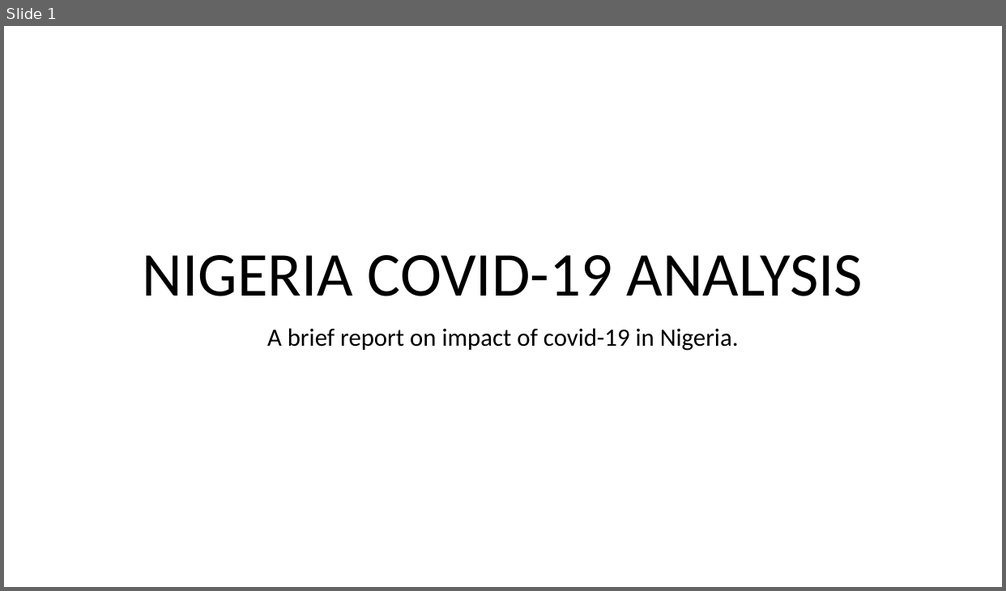
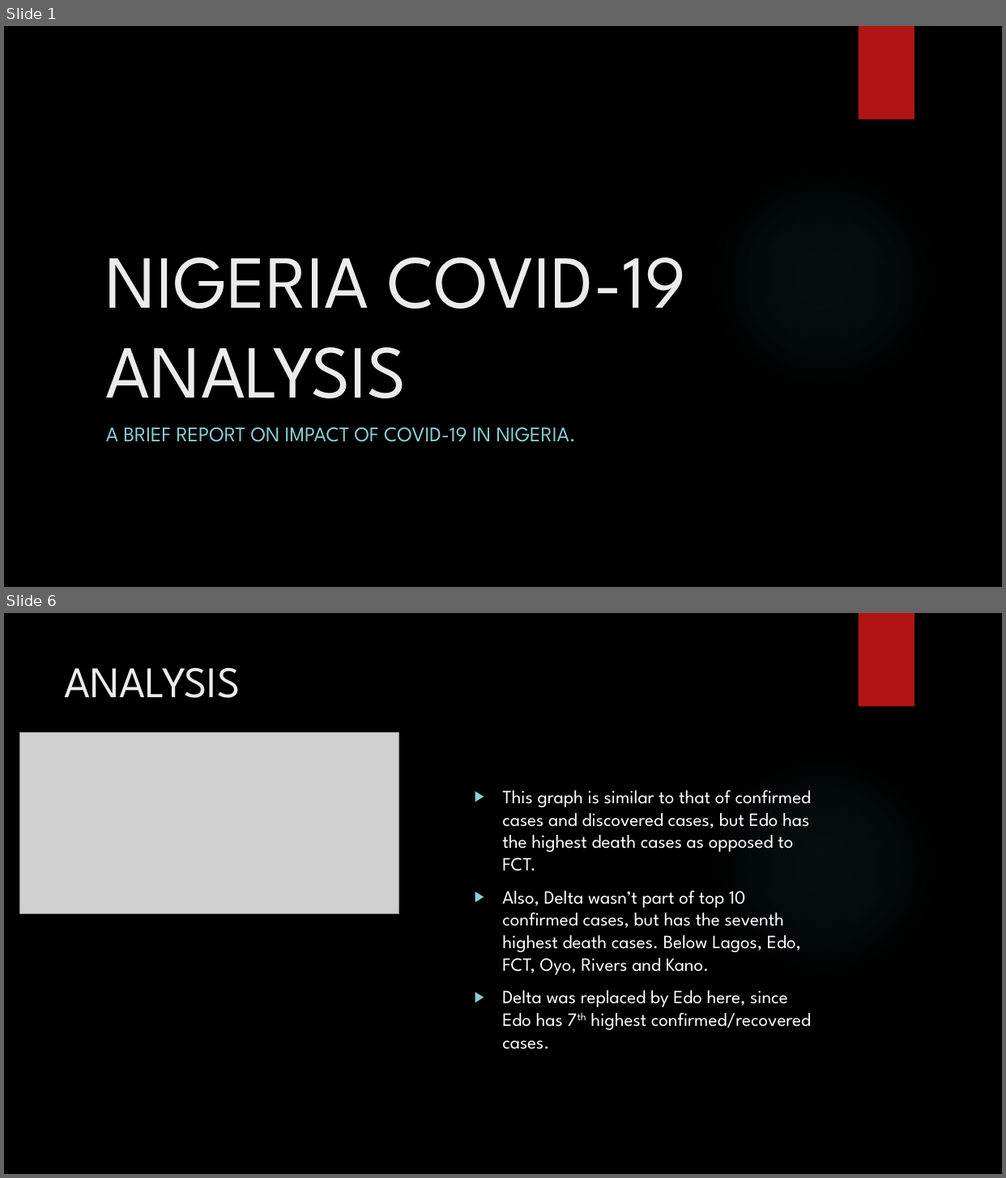
Before and after one commit to muhahahmad68/Nigeria-COVID-19-Data-Analysis-Using-Python, a slide deck: NIGERIA COVID-19 ANALYSIS.pptx. Shown one above the other, each under a label of ours: slide 1 before the commit, slides 1 and 6 after it; the slides between them are not shown. The pictures are 1006x591 and 1006x1178 pixels, drawn with LibreOffice and Linux fonts; fonts in the diff are those of the drawing; grey boxes stand for pictures; background and template pictures are left out. Boxes give left, top, right and bottom in pixels: in the first picture for what was removed or moved away, otherwise in the second. Text is boxed around its words. In the diff, an @@ line names an element or a change of style, - is before the commit and + after.

```diff
--- a/NIGERIA COVID-19 ANALYSIS.pptx
+++ b/NIGERIA COVID-19 ANALYSIS.pptx
@@ slide 6 added at (4,613,1002,1174), background picture (left out); not listed: 2 template elements that a slide beside it also shows @@
@@ title added at (65,667,241,698), 42 pt, text #EBEBEB @@
+ANALYSIS
@@ picture added at (20,733,399,914) @@
@@ text added at (502,790,812,1050), 18 pt, text #FFFFFF @@
+▶ This graph is similar to that of confirmed cases and discovered cases, but Edo has the highest death cases as opposed to FCT.
+▶ Also, Delta wasn’t part of top 10 confirmed cases, but has the seventh highest death cases. Below Lagos, Edo, FCT, Oyo, Rivers and Kano.
+▶ Delta was replaced by Edo here, since Edo has 7th highest confirmed/recovered cases.
@@ slide 1 changed as well @@
@@ background #FFFFFF to picture (left out) @@
@@ rectangle added at (859,26,914,120), fill #B01513 @@
@@ title "NIGERIA COVID-19 ANALYSIS": place and size @@
-title "NIGERIA COVID-19 ANALYSIS" at (143,255,863,297)
+title "NIGERIA COVID-19 ANALYSIS" at (106,258,687,399)
@@ title "NIGERIA COVID-19 ANALYSIS" at (106,258,687,399): size 60 to 72 pt, font Calibri to League Spartan, text colour #000000 to #EBEBEB; alignment centre to left; line spacing 0.9 to 1 @@
@@ ellipse added at (709,163,939,394), fill gradient #50B9C1 @@
@@ subtitle at (106,427,576,442): text changed; size 24 to 20 pt; font Calibri to League Spartan; text colour #000000 to #8AD0D6 @@
-A brief report on impact of covid-19 in Nigeria.
+A BRIEF REPORT ON IMPACT OF COVID-19 IN NIGERIA.
```
Also in this commit, not shown: 6 other slides changed, 4 other slides added, 1 slide removed, 2 other files.
